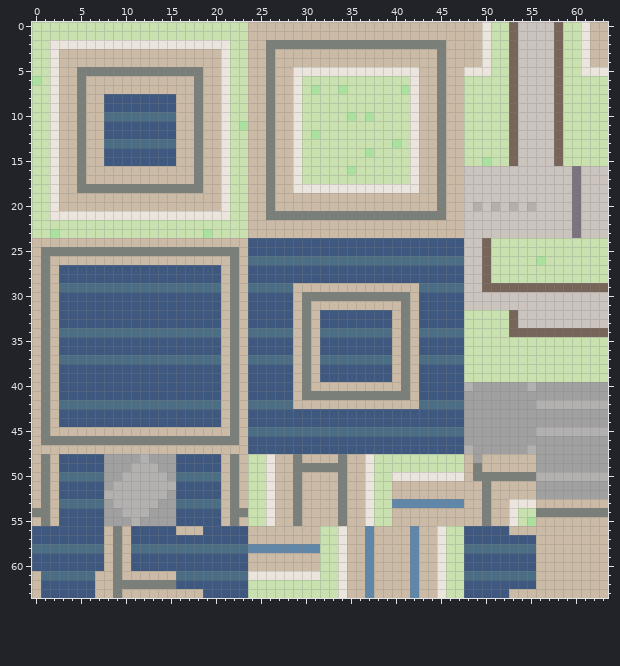
One commit to this pixel-art sprite: res/tiles_act3.png. That is the earlier state.
The file is 64x64 pixels.
The result:
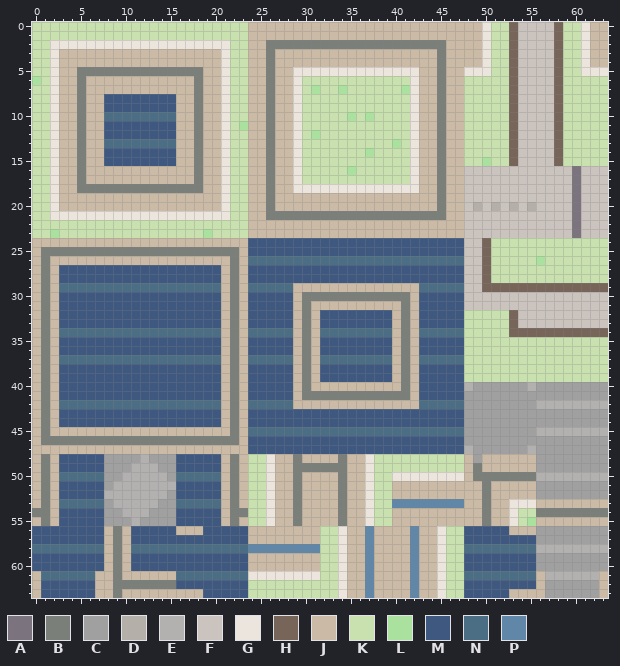
Palette (. is transparent): A #7b747f  B #7a7f79  C #a0a0a0  D #b5afaa  E #b3b0b0  F #cac3be  G #ece5dd  H #776559  J #cbbaa5  K #c9e1af  L #aae19f  M #3e5880  N #4b6e85  P #6087a8
Change:
y 56..57: x 56..63 JJJJJJJJ -> CCCCCCCC
y 58: x 56..63 JJJJJJJJ -> EEEEEEEE
y 59..60: x 56..63 JJJJJJJJ -> CCCCCCCC
y 61: x 57..62 JJJJJJ -> EEEEEE
y 62..63: x 57..62 JJJJJJ -> CCCCCC
Boxes around the changes in both pictures, in picture pixels (x1, y1, x2, y2):
changed: (536, 526, 608, 598)
